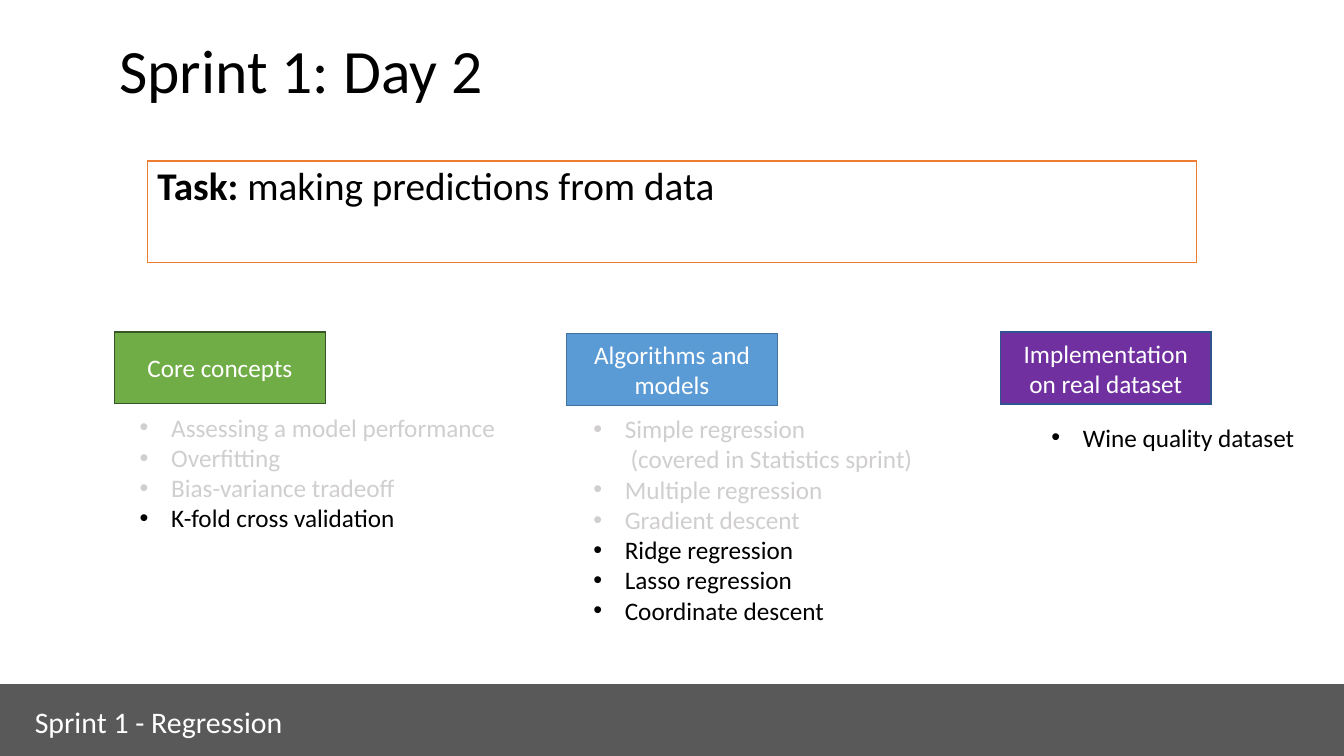
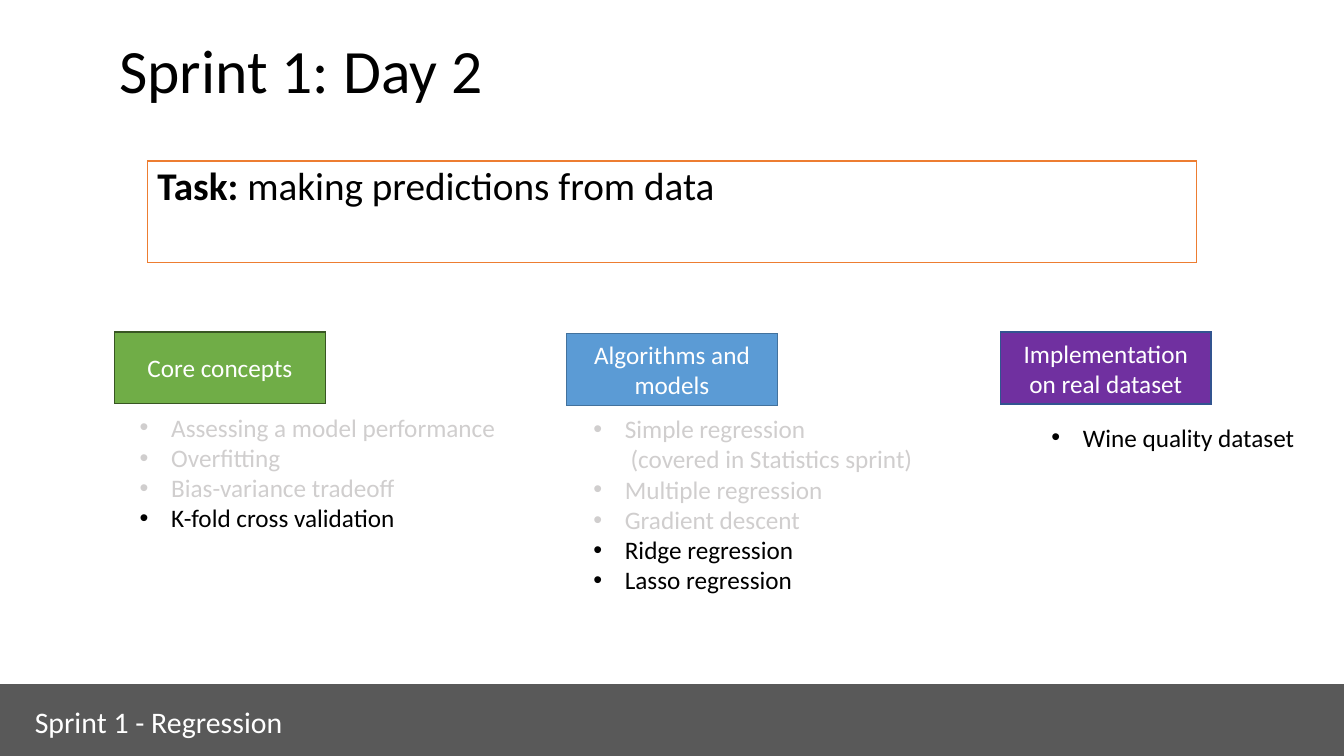
Before and after one commit to ua-dsf/ML_sprint, a slide deck: slide 4 of sprint1_regression/module1_regression_part2.pptx. Drawn at 1344x756 pixels with LibreOffice and Linux fonts; fonts in the diff are those of the drawing. Boxes give left, top, right and bottom in pixels: in the first picture for what was removed or moved away, otherwise in the second. Text is boxed around its words. In the diff, an @@ line names an element or a change of style, - is before the commit and + after.

```diff
--- a/sprint1_regression/module1_regression_part2.pptx
+++ b/sprint1_regression/module1_regression_part2.pptx
@@ text at box(625, 602, 824, 620): paragraph removed @@
-• Coordinate descent
```
Also in this commit, not shown: 4 slides added, 1 other file.
